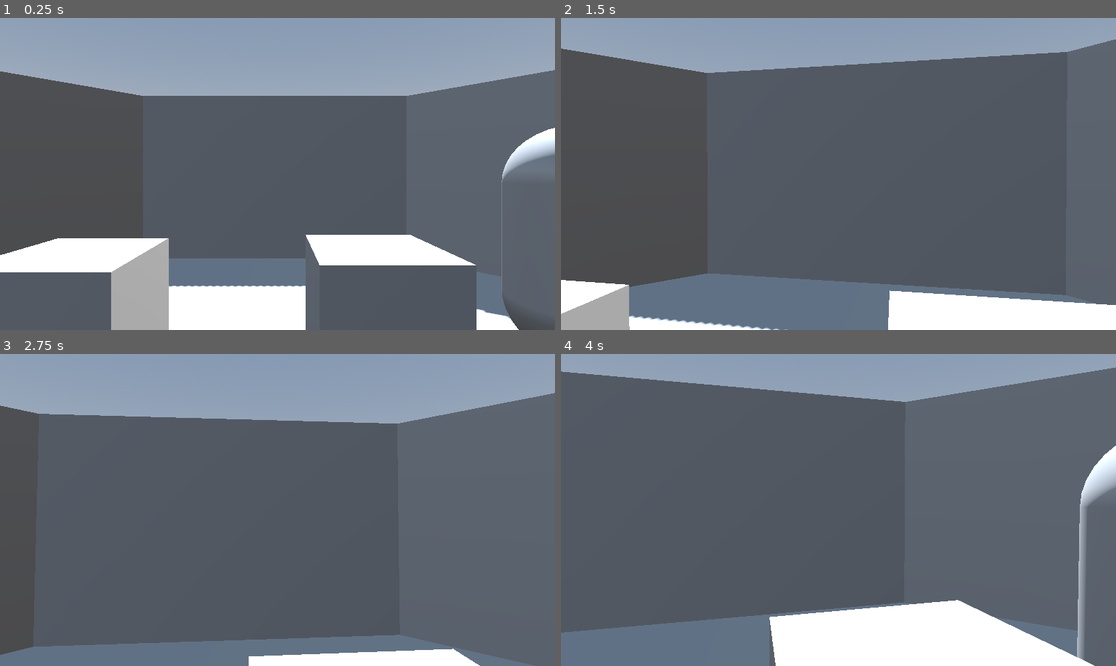
Above: before the commit, frames 1-4 (two rows, left to right).
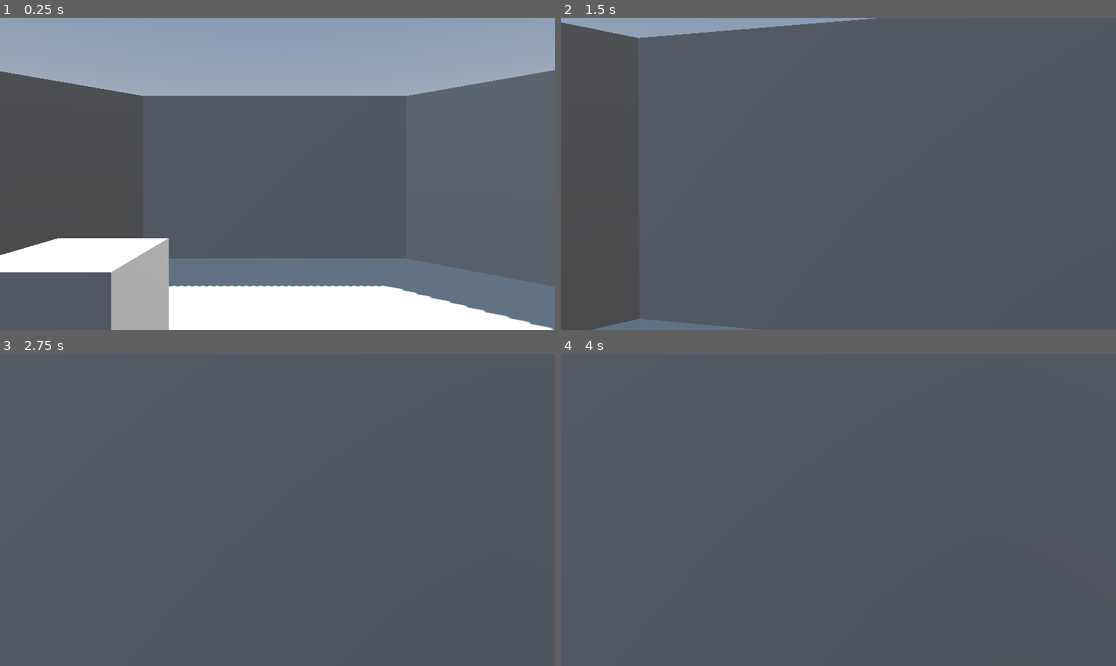
Above: after the commit, the same moments.

Repository: fabio98p/spagetti_invasion_jam
Game: Godot game, scene res://Levels/level_1/experimental.tscn
Same seed, same stepped clock (60 frames per second), same inputs: the game is played once before the commit and once after it. The project has no main scene, so this scene is started directly.
Inputs (mouse positions are in pixels of both pictures, inside the frame that each line leads up to):
- Up to frame 1 (0.25 s): no input
- Up to frame 2 (1.5 s): tap Enter at 0.5 s; move the mouse to (866, 174) at 0.52 s; hold W (forward) from 0.53 s (still down); tap E (interaction) at 0.6 s; move the mouse to (810, 174) at 1.27 s; tap Shift (sprint) at 1.35 s
- Up to frame 3 (2.75 s): keep holding W (forward); move the mouse to (288, 503) at 2.02 s; tap E (interaction) at 2.1 s
- Up to frame 4 (4 s): keep holding W (forward); move the mouse to (832, 516) at 2.77 s; tap Shift (sprint) at 2.85 s; move the mouse to (877, 513) at 3.52 s; tap E (interaction) at 3.6 s

The runs differ from the first frame. In frame 1, 11% of the frame differs, in the area x 55-100%, y 35-100%; in frame 2, 26%; in frame 3, 26%, in the area x 0-100%, y 0-100%; in frame 4, 26%.

Commit message:
add rooms

Diff:
--- a/Interactibles/button.tscn
+++ b/Interactibles/Button/button.tscn
@@ -1,12 +1,12 @@
 [gd_scene load_steps=4 format=3 uid="uid://c235khf6bdasc"]
 
-[ext_resource type="Script" uid="uid://cn0ftphpyxgxb" path="res://Interactibles/button.gd" id="1_u067y"]
+[ext_resource type="Script" uid="uid://cn0ftphpyxgxb" path="res://Interactibles/Button/button.gd" id="1_u067y"]
 
 [sub_resource type="BoxMesh" id="BoxMesh_0vs5j"]
 
 [sub_resource type="BoxShape3D" id="BoxShape3D_u067y"]
 
-[node name="StaticBody3D" type="StaticBody3D"]
+[node name="Button" type="StaticBody3D"]
 script = ExtResource("1_u067y")
 
 [node name="MeshInstance3D" type="MeshInstance3D" parent="."]
--- a/Interactibles/interactible.gd
+++ b/Interactibles/interactible.gd
@@ -3,9 +3,3 @@
 
 @export var int_name = "nome"
 signal interact
-#func interact(body):
-	#print(body.name, "interacts", name)
-
-#
-#func _on_interact() -> void:
-	#print("segnale")
--- a/Interactibles/static_body_3d.tscn
+++ /dev/null
@@ -1,19 +0,0 @@
-[gd_scene load_steps=4 format=3 uid="uid://dydqisi646ic1"]
-
-[ext_resource type="Script" uid="uid://b3ot301pofp4c" path="res://porta.gd" id="1_ia1by"]
-
-[sub_resource type="BoxMesh" id="BoxMesh_rd0yb"]
-
-[sub_resource type="BoxShape3D" id="BoxShape3D_s07my"]
-
-[node name="StaticBody3D" type="StaticBody3D"]
-script = ExtResource("1_ia1by")
-
-[node name="MeshInstance3D" type="MeshInstance3D" parent="."]
-mesh = SubResource("BoxMesh_rd0yb")
-skeleton = NodePath("")
-
-[node name="CollisionShape3D" type="CollisionShape3D" parent="."]
-shape = SubResource("BoxShape3D_s07my")
-
-[connection signal="interact" from="." to="." method="_on_interact"]
--- a/Levels/level_1/experimental.tscn
+++ b/Levels/level_1/experimental.tscn
@@ -1,9 +1,7 @@
-[gd_scene load_steps=8 format=3 uid="uid://dxaip1h3dtt5b"]
+[gd_scene load_steps=6 format=3 uid="uid://dxaip1h3dtt5b"]
 
 [ext_resource type="PackedScene" uid="uid://y8ebu5mpmgbd" path="res://Player/player.tscn" id="1_40o4e"]
-[ext_resource type="PackedScene" uid="uid://out7mgs44n2h" path="res://test_interact.tscn" id="2_oaj82"]
-[ext_resource type="PackedScene" uid="uid://c235khf6bdasc" path="res://Interactibles/button.tscn" id="3_5f2k8"]
-[ext_resource type="PackedScene" uid="uid://dydqisi646ic1" path="res://Interactibles/static_body_3d.tscn" id="4_x5wpe"]
+[ext_resource type="PackedScene" uid="uid://c235khf6bdasc" path="res://Interactibles/Button/button.tscn" id="3_5f2k8"]
 
 [sub_resource type="ProceduralSkyMaterial" id="ProceduralSkyMaterial_8uej0"]
 sky_horizon_color = Color(0.662243, 0.671743, 0.686743, 1)
@@ -34,8 +32,8 @@
 use_collision = true
 
 [node name="Wall" type="CSGBox3D" parent="Mura_corridoio"]
-transform = Transform3D(1, 0, 0, 0, 1, 0, 0, 0, 2, -9, 1.039, 0)
-size = Vector3(0.1, 5, 5)
+transform = Transform3D(1, 0, 0, 0, 1, 0, 0, 0, 2, -9, 1.039, 0.970825)
+size = Vector3(0.1, 5, 5.97083)
 
 [node name="CSGBox3D" type="CSGBox3D" parent="Mura_corridoio/Wall"]
 transform = Transform3D(1, 0, 0, 0, 1, 0, 0, 0, 1, 0, 0.0816314, 0)
@@ -71,19 +69,19 @@
 
 [node name="Wall2" type="CSGBox3D" parent="Mura_corridoio"]
 transform = Transform3D(0.707107, 0, 1.41421, 0, 1, 0, -0.707107, 0, 1.41421, 6.24, 1.039, -6.239)
-size = Vector3(0.1, 5, 5.02136)
+size = Vector3(0.1, 5, 3.88965)
 
 [node name="Wall3" type="CSGBox3D" parent="Mura_corridoio"]
 transform = Transform3D(0.707107, 0, -1.41421, 0, 1, 0, 0.707107, 0, 1.41421, -6.239, 1.039, -6.24)
-size = Vector3(0.1, 5, 5.02136)
+size = Vector3(0.1, 5, 3.9082)
 
 [node name="Wall4" type="CSGBox3D" parent="Mura_corridoio"]
 transform = Transform3D(0.707107, 0, -1.41421, 0, 1, 0, 0.707107, 0, 1.41421, 6.239, 1.039, 6.239)
-size = Vector3(0.1, 5, 5.02136)
+size = Vector3(0.1, 5, 3.89844)
 
 [node name="Wall5" type="CSGBox3D" parent="Mura_corridoio"]
 transform = Transform3D(0.707107, 0, 1.41421, 0, 1, 0, -0.707107, 0, 1.41421, -6.239, 1.039, 6.238)
-size = Vector3(0.1, 5, 5.02136)
+size = Vector3(0.1, 5, 3.89844)
 
 [node name="Vetri" type="CSGCombiner3D" parent="."]
 use_collision = true
@@ -163,16 +161,82 @@
 
 [node name="CharacterBody3D" parent="." instance=ExtResource("1_40o4e")]
 transform = Transform3D(1, 0, 0, 0, 1, 0, 0, 0, 1, 0, 1.54613, 0)
-
-[node name="Test_interact" parent="." instance=ExtResource("2_oaj82")]
-transform = Transform3D(1, 0, 0, 0, 1, 0, 0, 0, 1, 2.57656, 1.5, -2.72007)
 
 [node name="StaticBody3D" parent="." instance=ExtResource("3_5f2k8")]
 transform = Transform3D(1, 0, 0, 0, 1, 0, 0, 0, 1, -1.43494, 1, -2.38481)
 collision_layer = 5
 collision_mask = 5
 
-[node name="StaticBody3D2" parent="." instance=ExtResource("4_x5wpe")]
-transform = Transform3D(1, 0, 0, 0, 1, 0, 0, 0, 1, 0.818173, 1, -2.52731)
-collision_layer = 5
-collision_mask = 5
+[node name="Changing_room" type="CSGCombiner3D" parent="."]
+use_collision = true
+
+[node name="Wall" type="CSGBox3D" parent="Changing_room"]
+transform = Transform3D(-4.37114e-08, 0, 2, 0, 1, 0, -1, 0, -8.74228e-08, -11.0439, 1.039, -1.18263)
+size = Vector3(0.1, 5, 2.08154)
+
+[node name="CSGBox3D" type="CSGBox3D" parent="Changing_room/Wall"]
+transform = Transform3D(1, 0, 0, 0, 1, 0, 0, 0, 1, 0, 0.577883, 0)
+operation = 2
+size = Vector3(1, 2.24658, 0.661865)
+
+[node name="Wall4" type="CSGBox3D" parent="Changing_room"]
+transform = Transform3D(-4.37114e-08, 0, 2, 0, 1, 0, -1, 0, -8.74228e-08, -12.6062, 1.039, -3.08967)
+size = Vector3(0.1, 5, 3.6438)
+
+[node name="Wall6" type="CSGBox3D" parent="Changing_room"]
+transform = Transform3D(-4.37114e-08, 0, 2, 0, 1, 0, -1, 0, -8.74228e-08, -12.6062, 1.039, 6.91297)
+size = Vector3(0.1, 5, 3.6438)
+
+[node name="Wall2" type="CSGBox3D" parent="Changing_room"]
+transform = Transform3D(-4.37114e-08, 0, 2, 0, 1, 0, -1, 0, -8.74228e-08, -11.0294, 1.039, 4.94724)
+size = Vector3(0.1, 5, 2.06152)
+
+[node name="Wall3" type="CSGBox3D" parent="Changing_room"]
+transform = Transform3D(1, 0, 0, 0, 1, 0, 0, 0, 2, -13.0744, 1.039, 1.88623)
+size = Vector3(0.1, 5, 3.11377)
+
+[node name="Wall5" type="CSGBox3D" parent="Changing_room"]
+transform = Transform3D(1, 0, 0, 0, 1, 0, 0, 0, 2, -15.4221, 1.039, 1.91492)
+size = Vector3(0.1, 5, 5.02771)
+
+[node name="Medical_room" type="CSGCombiner3D" parent="."]
+use_collision = true
+
+[node name="Wall" type="CSGBox3D" parent="Medical_room"]
+transform = Transform3D(-4.37114e-08, 0, 2, 0, 1, 0, -1, 0, -8.74228e-08, -0.0313716, 1.039, -18.9513)
+size = Vector3(0.1, 5, 5)
+
+[node name="Wall2" type="CSGBox3D" parent="Medical_room"]
+transform = Transform3D(1, 0, 0, 0, 1, 0, 0, 0, 2, 4.94421, 1.039, -14.0019)
+size = Vector3(0.1, 5, 5)
+
+[node name="Wall3" type="CSGBox3D" parent="Medical_room"]
+transform = Transform3D(1, 0, 0, 0, 1, 0, 0, 0, 2, -4.92576, 1.039, -13.9801)
+size = Vector3(0.1, 5, 5)
+
+[node name="Relax_room" type="CSGCombiner3D" parent="."]
+use_collision = true
+
+[node name="Wall" type="CSGBox3D" parent="Relax_room"]
+transform = Transform3D(-4.37114e-08, 0, 2, 0, 1, 0, -1, 0, -8.74228e-08, -0.0313716, 1.039, 18.94)
+size = Vector3(0.1, 5, 5)
+
+[node name="Wall6" type="CSGBox3D" parent="Relax_room"]
+transform = Transform3D(1, 0, 0, 0, 1, 0, 0, 0, 2, -4.95168, 1.039, 13.9707)
+size = Vector3(0.1, 5, 5)
+
+[node name="Wall4" type="CSGBox3D" parent="Relax_room"]
+transform = Transform3D(-4.37114e-08, 0, 2, 0, 1, 0, -1, 0, -8.74228e-08, 3.47253, 1.039, 14.9378)
+size = Vector3(0.1, 5, 1.51855)
+
+[node name="Wall5" type="CSGBox3D" parent="Relax_room"]
+transform = Transform3D(1, 0, 0, 0, 1, 0, 0, 0, 2, 4.92258, 1.039, 16.937)
+size = Vector3(0.1, 5, 2.02368)
+
+[node name="Wall2" type="CSGBox3D" parent="Relax_room"]
+transform = Transform3D(1, 0, 0, 0, 1, 0, 0, 0, 2, 2, 1.039, 12)
+size = Vector3(0.1, 5, 3)
+
+[node name="Wall3" type="CSGBox3D" parent="Relax_room"]
+transform = Transform3D(1, 0, 0, 0, 1, 0, 0, 0, 2, -2, 1.039, 9.96973)
+size = Vector3(0.1, 5, 0.969727)
--- a/Player/player.gd
+++ b/Player/player.gd
@@ -3,8 +3,8 @@
 @onready var head: Node3D = $Head
 @onready var camera_3d: Camera3D = $Head/Camera3D
 
-const SPEED = 4.0
-const SPRINT = 7.0
+const SPEED = 3.0
+const SPRINT = 5.0
 const JUMP_VELOCITY = 4.5
 const SESITIVITY = 0.003
 
@@ -39,10 +39,8 @@
 			velocity.x = direction.x * SPEED
 			velocity.z = direction.z * SPEED
 	else:
-		#velocity.x = move_toward(velocity.x, 0, SPEED)
-		#velocity.z = move_toward(velocity.z, 0, SPEED)
-		velocity.x = lerp(velocity.x, direction.x * SPEED, delta * 7)
-		velocity.z = lerp(velocity.z, direction.x * SPEED, delta * 7)
+		velocity.x = lerp(velocity.x, direction.x * SPEED, delta * 9)
+		velocity.z = lerp(velocity.z, direction.x * SPEED, delta * 9)
 
 	#head bobbing
 	t_bob += delta * velocity.length() * float(is_on_floor())
--- a/porta.gd
+++ /dev/null
@@ -1,5 +0,0 @@
-extends interactible
-
-
-func _on_interact() -> void:
-	print("fabio")
--- a/test_interact.gd
+++ /dev/null
@@ -1,10 +0,0 @@
-extends Node3D
-
-
-
-func _on_area_3d_area_entered(area: Area3D) -> void:
-	print("test interazione AREA")
-
-
-func _on_area_3d_body_entered(body: Node3D) -> void:
-	print("test interazione BODY")
--- a/test_interact.tscn
+++ /dev/null
@@ -1,23 +0,0 @@
-[gd_scene load_steps=4 format=3 uid="uid://out7mgs44n2h"]
-
-[ext_resource type="Script" uid="uid://c6a2b1vpjboq5" path="res://test_interact.gd" id="1_5rojq"]
-
-[sub_resource type="CapsuleShape3D" id="CapsuleShape3D_pmu0r"]
-
-[sub_resource type="CapsuleMesh" id="CapsuleMesh_5rojq"]
-
-[node name="Test_interact" type="Node3D"]
-script = ExtResource("1_5rojq")
-
-[node name="Corpo" type="Area3D" parent="."]
-collision_layer = 5
-collision_mask = 5
-
-[node name="CollisionShape3D" type="CollisionShape3D" parent="Corpo"]
-shape = SubResource("CapsuleShape3D_pmu0r")
-
-[node name="MeshInstance3D" type="MeshInstance3D" parent="."]
-mesh = SubResource("CapsuleMesh_5rojq")
-
-[connection signal="area_entered" from="Corpo" to="." method="_on_area_3d_area_entered"]
-[connection signal="body_entered" from="Corpo" to="." method="_on_area_3d_body_entered"]
Renamed: Interactibles/button.gd -> Interactibles/Button/button.gd
Renamed: Interactibles/button.gd.uid -> Interactibles/Button/button.gd.uid
Not shown, removed: porta.gd.uid
Not shown, removed: test_interact.gd.uid
